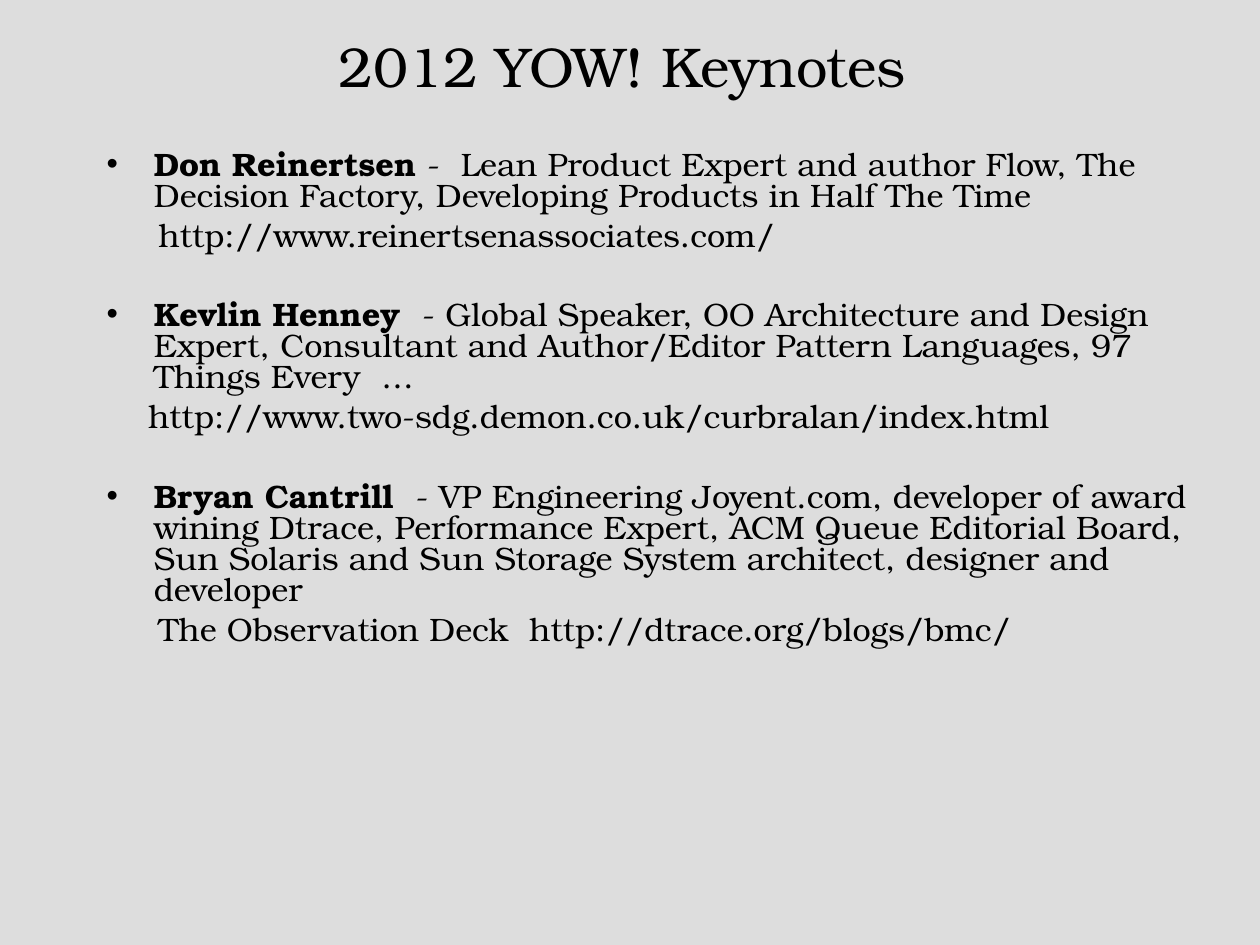
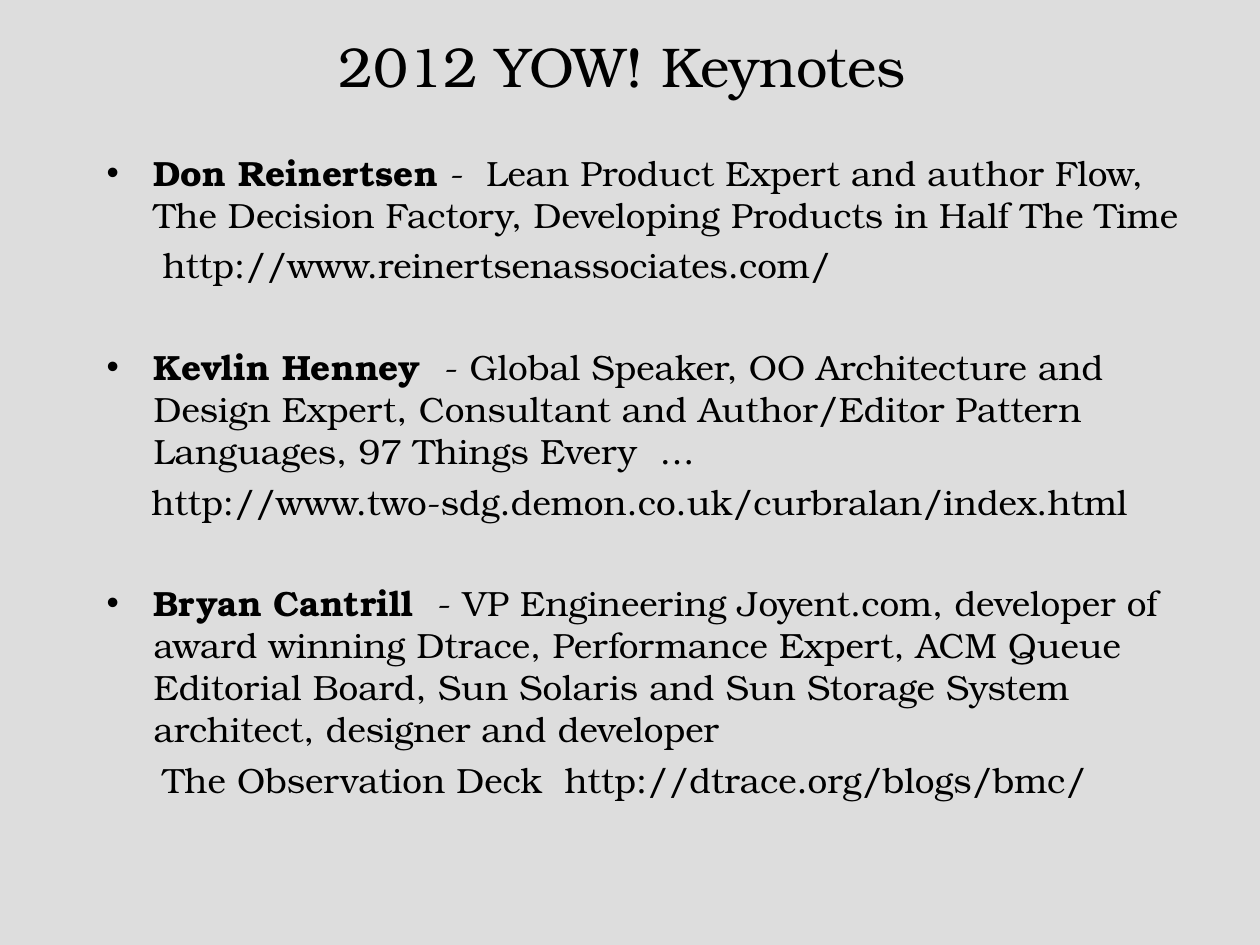
Before and after one commit to tonymorris/purefp-live, a slide deck: slide 3 of notes/YOW! 2012 Speakers.ppt. Drawn at 1260x945 pixels with LibreOffice and Linux fonts; fonts in the diff are those of the drawing. Boxes give left, top, right and bottom in pixels: in the first picture for what was removed or moved away, otherwise in the second. Text is boxed around its words. In the diff, an @@ line names an element or a change of style, - is before the commit and + after.

Commit message:
Daves slides fix typo

```diff
--- a/notes/YOW! 2012 Speakers.ppt
+++ b/notes/YOW! 2012 Speakers.ppt
@@ text at (151,159,1178,524): size 18.5 to 20 pt in "Don Reinertsen - Lean Product Expert and ...", "http://www.reinertsenassociates.com/", "Kevlin Henney - Global Speaker, OO Architecture ...", "http://www.two-sdg.demon.co.uk/curbralan/index.html" and 1 more places; indent changed; line spacing 0.8 to 1 @@
@@ text at (154,589,1158,751): text changed; size 18.5 to 20 pt @@
-• Bryan Cantrill - VP Engineering Joyent.com, developer of award wining Dtrace, Performance Expert, ACM Queue Editorial Board, Sun Solaris and Sun Storage System architect, designer and developer
+• Bryan Cantrill - VP Engineering Joyent.com, developer of award winning Dtrace, Performance Expert, ACM Queue Editorial Board, Sun Solaris and Sun Storage System architect, designer and developer
```
Also in this commit, not shown: 2 other slides changed.
